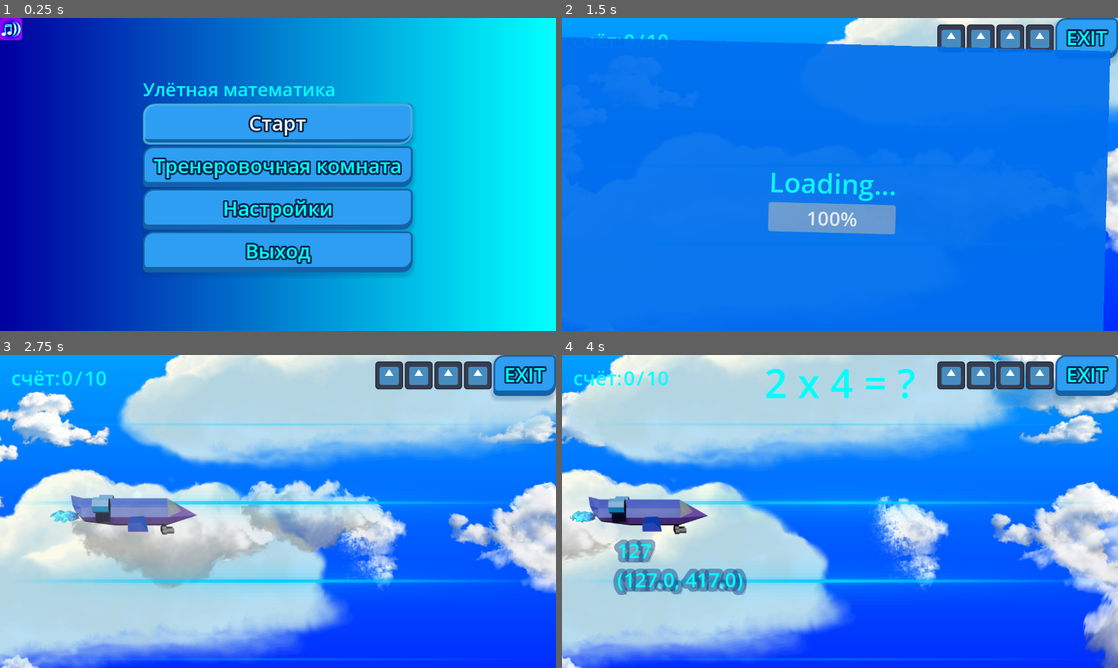
Above: before the commit, frames 1-4 (two rows, left to right).
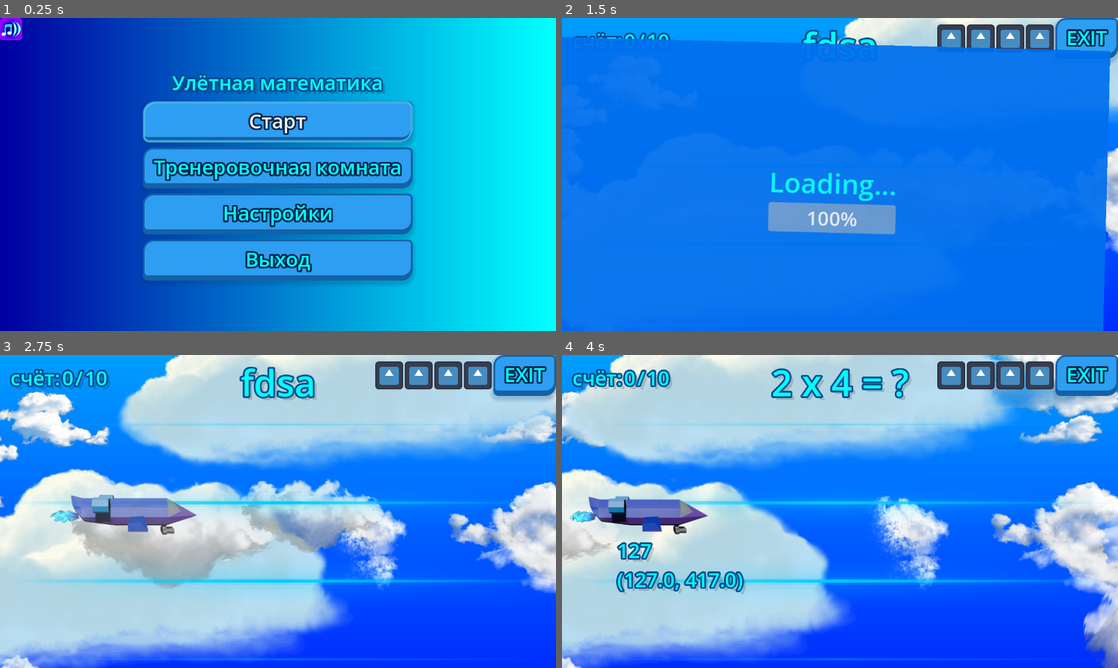
Above: after the commit, the same moments.

Repository: GGamezebo/quizmatik
Game: Godot game, scene res://main.tscn
The game is run twice, just before and just after one commit, with the same random seed, the same clock (stepped at 60 frames per second) and the same inputs. The engine's default icon, where the game draws it, is replaced by a stand-in: a white triangle on a blue panel in a dark square.
Inputs:
- Up to frame 1 (0.25 s): no input
- Up to frame 2 (1.5 s): click "Старт" at 0.5 s; click "Level 1" at 1.25 s
- Up to frame 3 (2.75 s): tap Enter at 2 s; hold Right (ui_right) from 2.03 s (still down); tap Space (shoot) at 2.1 s
- Up to frame 4 (4 s): release Right (ui_right) at 2.78 s; hold Down (ui_down) 2.78-3.53 s; tap Tab at 2.85 s; hold Right (ui_right) from 3.53 s (still down); tap Space (shoot) at 3.6 s

The runs differ from the first frame. In frame 1, 12% of the frame differs, in the area x 25-75%, y 17-85%; in frame 2, 0.5%; in frame 3, 1.7%; in frame 4, 3.6%.

Commit message:
override fonts

Diff:
--- a/core/theme/style.tres
+++ b/core/theme/style.tres
@@ -94,9 +94,9 @@
 Button/styles/normal = SubResource("StyleBoxFlat_normal")
 Button/styles/pressed = SubResource("StyleBoxFlat_pressed")
 Label/colors/font_color = Color(0, 1, 1, 1)
-Label/colors/font_outline_color = Color(0.050980393, 0.29803923, 0.54901963, 0.4862745)
+Label/colors/font_outline_color = Color(0.050980393, 0.29803923, 0.54901963, 1)
 Label/colors/font_shadow_color = Color(0, 0, 0, 0.15)
-Label/constants/outline_size = 42
-Label/constants/shadow_offset_x = 10
-Label/constants/shadow_offset_y = 10
+Label/constants/outline_size = 16
+Label/constants/shadow_offset_x = 8
+Label/constants/shadow_offset_y = 8
 PanelContainer/styles/panel = SubResource("StyleBoxFlat_panel")
--- a/src/contexts/game_context/game_context.tscn
+++ b/src/contexts/game_context/game_context.tscn
@@ -24,15 +24,6 @@
 [ext_resource type="Script" uid="uid://cwfxgx56jwul8" path="res://src/contexts/game_context/game_logic/line_selector.gd" id="15_h2w07"]
 [ext_resource type="Texture2D" uid="uid://c4rcn50qkxusi" path="res://assets/icon.svg" id="17_emdi4"]
 [ext_resource type="Script" uid="uid://bujyufbdn6yo" path="res://src/contexts/game_context/ui/score.gd" id="19_73ia8"]
-
-[sub_resource type="LabelSettings" id="LabelSettings_0xm2m"]
-font_size = 45
-font_color = Color(0, 18.892157, 18.892157, 1)
-
-[sub_resource type="LabelSettings" id="LabelSettings_dg77c"]
-line_spacing = 2.0
-font_size = 92
-font_color = Color(0, 0.99, 0.99, 1)
 
 [node name="GameContext" type="Node" unique_id=1179940708]
 script = ExtResource("1_j4hd0")
@@ -116,7 +107,6 @@
 layout_mode = 2
 size_flags_horizontal = 4
 text = "счёт:"
-label_settings = SubResource("LabelSettings_0xm2m")
 horizontal_alignment = 1
 vertical_alignment = 1
 
@@ -124,7 +114,6 @@
 layout_mode = 2
 size_flags_horizontal = 4
 text = "0"
-label_settings = SubResource("LabelSettings_0xm2m")
 horizontal_alignment = 1
 vertical_alignment = 1
 
@@ -132,7 +121,6 @@
 layout_mode = 2
 size_flags_horizontal = 4
 text = "/"
-label_settings = SubResource("LabelSettings_0xm2m")
 horizontal_alignment = 1
 vertical_alignment = 1
 
@@ -140,7 +128,6 @@
 layout_mode = 2
 size_flags_horizontal = 4
 text = "30"
-label_settings = SubResource("LabelSettings_0xm2m")
 horizontal_alignment = 1
 vertical_alignment = 1
 
@@ -157,9 +144,13 @@
 offset_right = 20.0
 offset_bottom = 126.0
 grow_horizontal = 2
-label_settings = SubResource("LabelSettings_dg77c")
+size_flags_horizontal = 4
+theme_override_constants/outline_size = 16
+theme_override_font_sizes/font_size = 84
+text = "fdsa"
+horizontal_alignment = 1
+vertical_alignment = 1
 script = ExtResource("14_wlohk")
-metadata/_edit_use_anchors_ = true
 
 [node name="RightPanel" type="HBoxContainer" parent="HUD" unique_id=2075508658]
 anchors_preset = 1
--- a/src/contexts/menu_context/menu_context.tscn
+++ b/src/contexts/menu_context/menu_context.tscn
@@ -19,7 +19,7 @@
 gradient = SubResource("Gradient_r3o0b")
 
 [sub_resource type="LabelSettings" id="LabelSettings_35kkh"]
-font_size = 42
+font_size = 64
 font_color = Color(0, 1, 1, 1)
 
 [node name="MenuContext" type="Node" unique_id=1044355188 node_paths=PackedStringArray("levels", "start_button", "training_room_start_button", "exit_button")]
@@ -95,11 +95,12 @@
 
 [node name="VBoxContainer" type="VBoxContainer" parent="UI/MainMenuWindow/CenterContainer" unique_id=92845443]
 layout_mode = 2
+theme_override_constants/separation = 12
 
 [node name="Label" type="Label" parent="UI/MainMenuWindow/CenterContainer/VBoxContainer" unique_id=1617486808]
 layout_mode = 2
 text = "Улётная математика"
-label_settings = SubResource("LabelSettings_35kkh")
+horizontal_alignment = 1
 
 [node name="Start" type="Button" parent="UI/MainMenuWindow/CenterContainer/VBoxContainer" unique_id=671841128]
 layout_mode = 2
--- a/src/features/answer/answer.tscn
+++ b/src/features/answer/answer.tscn
@@ -3,9 +3,20 @@
 [ext_resource type="Script" uid="uid://cu637lmffdld0" path="res://src/features/answer/answer.gd" id="1_uxhp0"]
 [ext_resource type="Texture2D" uid="uid://bi4oup4a3y23t" path="res://src/features/answer/blue_ring_140.png" id="2_0rjkt"]
 
-[sub_resource type="LabelSettings" id="LabelSettings_uxhp0"]
+[sub_resource type="SystemFont" id="SystemFont_gn7kk"]
+font_names = PackedStringArray("Impact")
+
+[sub_resource type="LabelSettings" id="LabelSettings_73wma"]
 resource_local_to_scene = true
-font_color = Color(0, 6.4662685, 6.9061527, 1)
+font = SubResource("SystemFont_gn7kk")
+font_size = 18
+font_color = Color(0, 1, 1, 1)
+outline_size = 4
+outline_color = Color(0.050980393, 0.29803923, 0.54901963, 1)
+shadow_size = 4
+stacked_outline_count = 1
+stacked_outline_0/size = 1
+stacked_outline_0/color = Color(1, 0, 0.8352941, 1)
 
 [sub_resource type="CircleShape2D" id="CircleShape2D_pm5v5"]
 radius = 64.0
@@ -24,7 +35,7 @@
 offset_bottom = -12.000004
 scale = Vector2(1.6799991, 3.0800004)
 text = "12"
-label_settings = SubResource("LabelSettings_uxhp0")
+label_settings = SubResource("LabelSettings_73wma")
 horizontal_alignment = 1
 vertical_alignment = 1
 autowrap_mode = 1
